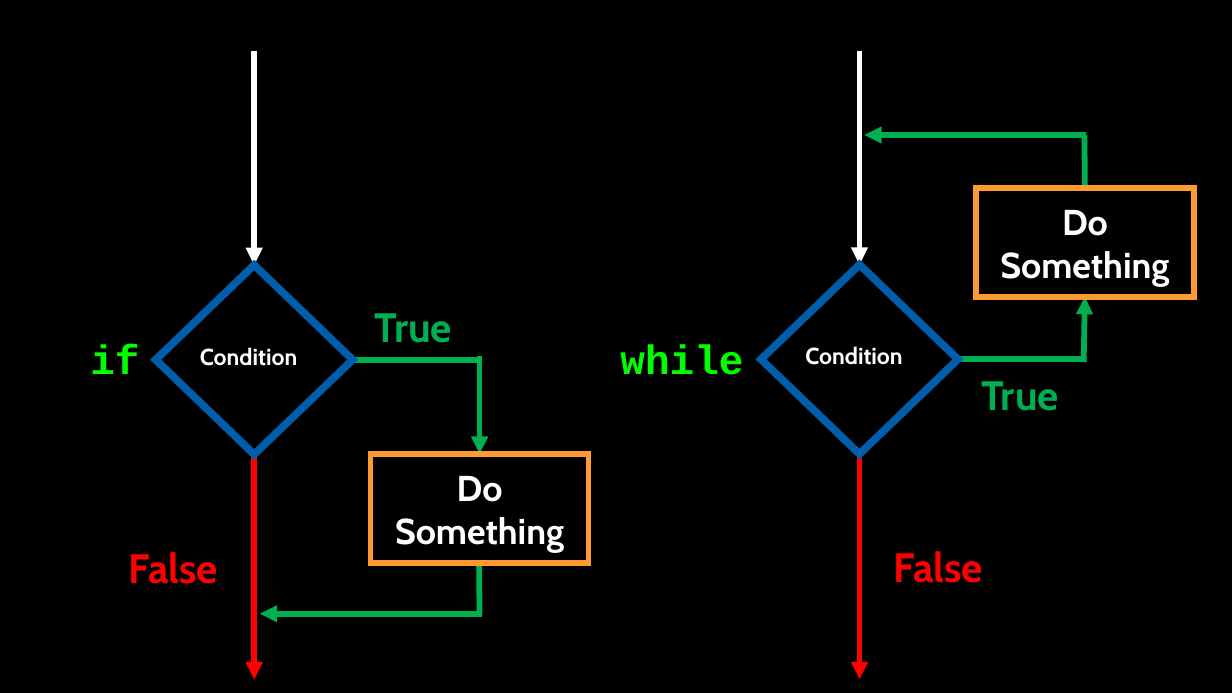
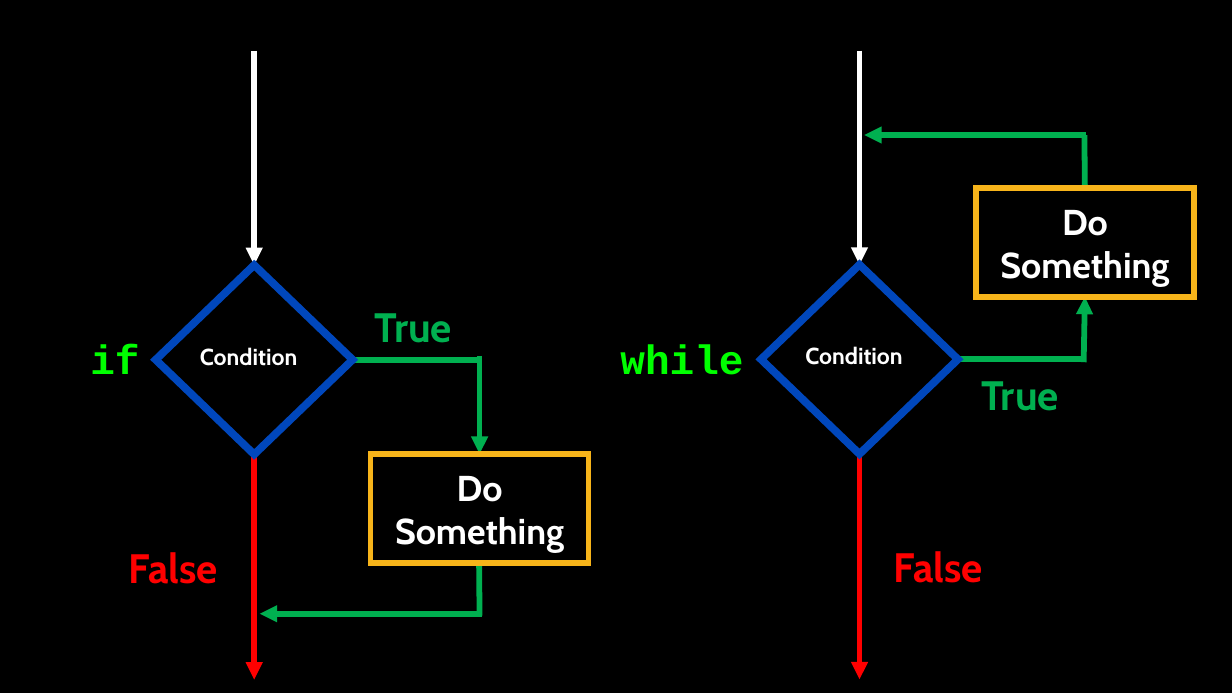
Before and after one commit to APS106/APS106-winter-2024-kinsella-goodfellow, a slide deck: slide 5 of lectures/week4/lecture2/slides/week4_lecture2.pptx. Drawn at 1232x693 pixels with LibreOffice and Linux fonts; fonts in the diff are those of the drawing; background and template pictures are left out. Boxes give left, top, right and bottom in pixels: in the first picture for what was removed or moved away, otherwise in the second. Text is boxed around its words. In the diff, an @@ line names an element or a change of style, - is before the commit and + after.

```diff
--- a/lectures/week4/lecture2/slides/week4_lecture2.pptx
+++ b/lectures/week4/lecture2/slides/week4_lecture2.pptx
@@ rectangle "Do Something" at bbox=[976, 189, 1194, 298]: outline #FF9933 4.5 pt to #F7B41A 4.5 pt @@
@@ diamond at bbox=[156, 265, 353, 455]: outline #015DA9 6 pt to #0048BD 6 pt @@
@@ diamond at bbox=[762, 264, 958, 454]: outline #015DA9 6 pt to #0048BD 6 pt @@
@@ rectangle "Do Something" at bbox=[371, 454, 589, 563]: outline #FF9933 4.5 pt to #F7B41A 4.5 pt @@
```
Also in this commit, not shown: 19 other slides changed, 12 other files.
